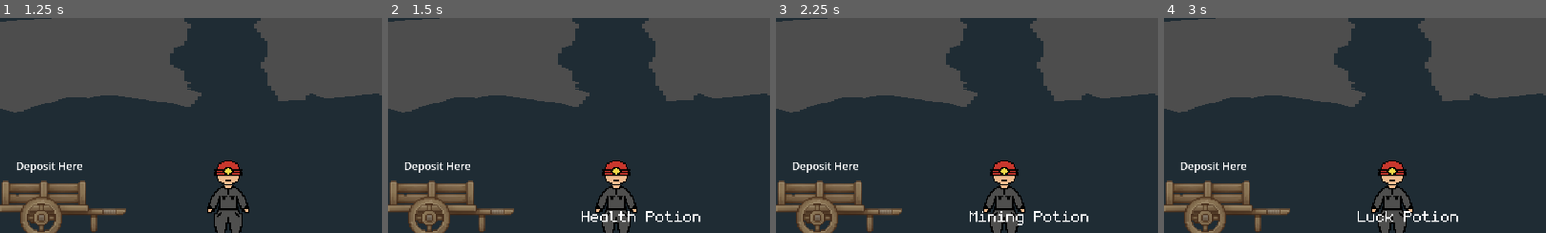
Above: before the commit, frames 1-4 (left to right).
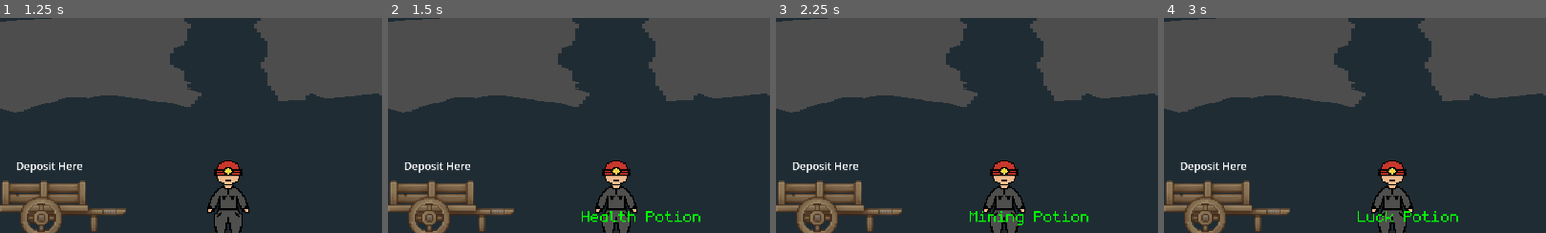
Above: after the commit, the same moments.

Repository: Jrees98/Pirate_Jam_15
Game: Godot game, scene res://Scenes/main.tscn
The game is run twice, just before and just after one commit, with the same random seed, the same clock (stepped at 60 frames per second) and the same inputs. The project has no main scene, so this scene is started directly.
Inputs (mouse positions are % of the whole screen's width and height, from its top left):
- Up to frame 1 (1.25 s): click (5, 93) at 0.5 s
- Up to frame 2 (1.5 s): click (41, 94) at 1.25 s
- Up to frame 3 (2.25 s): click (47, 94) at 2 s
- Up to frame 4 (3 s): click (60, 94) at 2.75 s
The pictures show only the part of the screen within x 20-70%, y 34-84%; the shares and areas given below are measured in that part.

Frame 1 is identical in both runs. In frame 2, 0.5% of the frame differs, in the area x 50-82%, y 89-96%; in frame 3, 0.5%; in frame 4, 0.4%.

Commit message:
game over screen smaller

Diff:
--- a/Scenes/alchemist.tscn
+++ b/Scenes/alchemist.tscn
@@ -192,8 +192,8 @@
 theme_override_styles/panel = SubResource("StyleBoxEmpty_y23b2")
 
 [node name="Background" type="Sprite2D" parent="CanvasLayer/Panel"]
-position = Vector2(1139, 621)
-scale = Vector2(18.5052, 11.1875)
+position = Vector2(1094, 530)
+scale = Vector2(15.638, 9.14583)
 texture = ExtResource("2_ytyaj")
 
 [node name="Combine" type="Sprite2D" parent="CanvasLayer/Panel/Background"]
@@ -657,6 +657,7 @@
 offset_right = 1087.0
 offset_bottom = 1024.0
 scale = Vector2(4.66008, 4.70319)
+theme_override_colors/font_color = Color(0, 1, 0, 1)
 theme_override_fonts/font = ExtResource("7_kwlbv")
 text = "hello"
 
--- a/Scenes/main.tscn
+++ b/Scenes/main.tscn
@@ -40,22 +40,22 @@
 visible = false
 
 [node name="Panel" type="Sprite2D" parent="GameOver"]
-position = Vector2(1125, 653)
-scale = Vector2(24.4271, 14.3333)
+position = Vector2(1200, 589)
+scale = Vector2(17.5378, 10.2656)
 texture = ExtResource("9_7ay4f")
 
 [node name="Label" type="Label" parent="GameOver"]
-offset_left = 456.0
-offset_top = 23.0
-offset_right = 528.0
-offset_bottom = 46.0
+offset_left = 512.0
+offset_top = 226.0
+offset_right = 584.0
+offset_bottom = 249.0
 scale = Vector2(20.043, 12.1265)
 theme_override_fonts/font = ExtResource("10_bleom")
 text = "Game Over..."
 
 [node name="PlayAgain" type="Sprite2D" parent="GameOver"]
-position = Vector2(1043, 956)
-scale = Vector2(36.3281, 14.125)
+position = Vector2(1210, 773)
+scale = Vector2(28.3828, 8.90625)
 texture = ExtResource("11_pp2ck")
 
 [node name="PlayAgainButton" type="Button" parent="GameOver/PlayAgain"]
